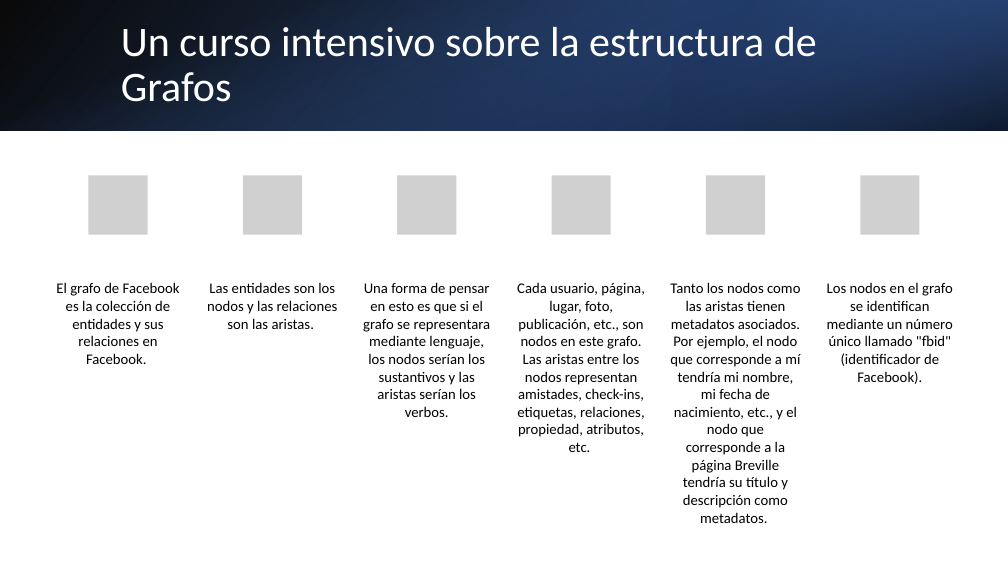
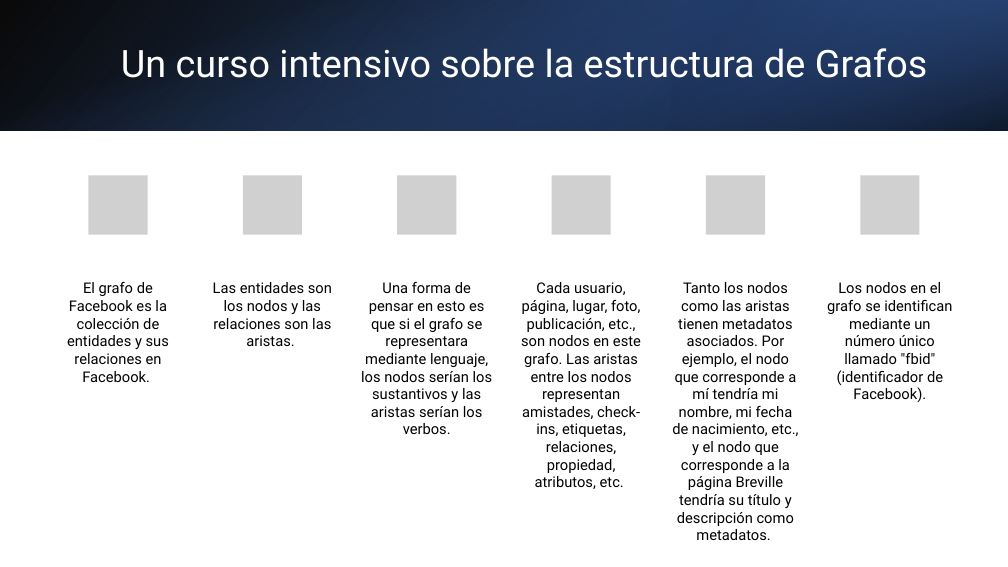
Before and after one commit to Erickhu-11/Proyecto2, a slide deck: slide 7 of Facebook.pptx (slide 5 before the commit). Drawn at 1008x567 pixels with LibreOffice and Linux fonts; fonts in the diff are those of the drawing; grey boxes stand for pictures. Boxes give left, top, right and bottom in pixels: in the first picture for what was removed or moved away, otherwise in the second. Text is boxed around its words. In the diff, an @@ line names an element or a change of style, - is before the commit and + after.

```diff
--- a/Facebook.pptx
+++ b/Facebook.pptx
@@ title "Un curso intensivo sobre la ..." at (x1=121, y1=48, x2=928, y2=78): size 40 to 36 pt, font Calibri to Roboto @@
@@ font Calibri to Roboto in 6 elements at (x1=67, y1=282, x2=169, y2=382), (x1=213, y1=282, x2=332, y2=346), (x1=361, y1=282, x2=493, y2=434), (x1=521, y1=282, x2=641, y2=473), (x1=672, y1=282, x2=798, y2=540), (x1=827, y1=282, x2=952, y2=402) @@
```
Also in this commit, not shown: 6 other slides changed, 2 slides added, 1 slide removed.
